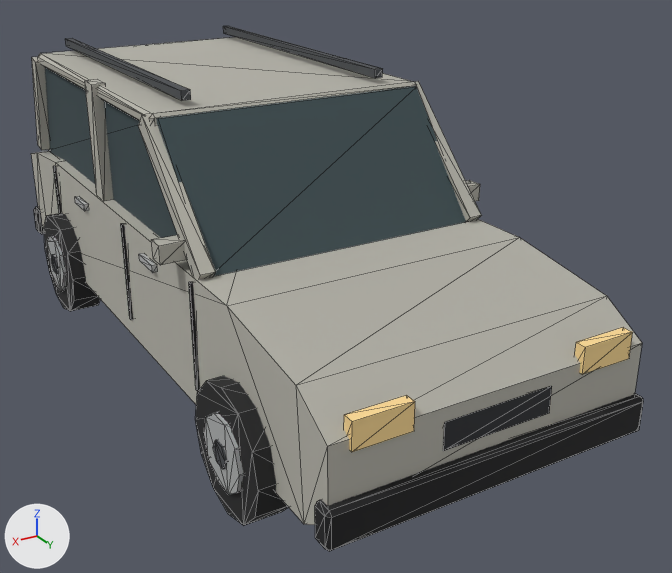
The FBX model Assets/Art/Models/car_clean_b.fbx as it was, and as the next commit left it.
Rendered twice from a 50 mm camera at (2.43, 4.86, 2.8) aimed at (-0.28, 0.35, 0.54). The lights are fixed; the arrows at lower left show +X, +Y and +Z. The picture after the commit comes second. Mesh edges are drawn as thin lines. Where no turn or scale is listed for an object, it has been applied to the vertices.

In view in the first picture: 'car_clean_b'.
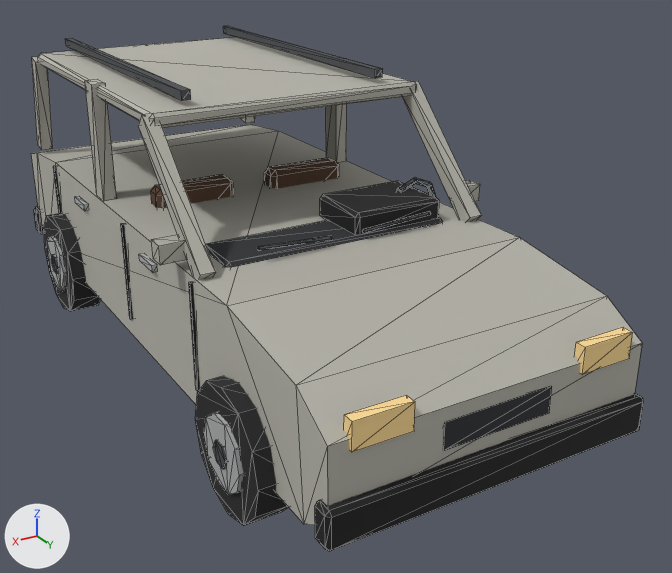
Patch to the scene script:
```diff
--- a/Assets/Art/Models/car_clean_b.fbx.py
+++ b/Assets/Art/Models/car_clean_b.fbx.py
@@ me_car_clean_b_001 @@
 # used by ob_car_clean_b; location = (0.0, 0.0, 0.0)
-me_car_clean_b_001.from_pydata(...)  # 534 vertices, 896 faces; spans x -0.99..0.99, y -2.25..2.25, z 0.0..1.82
+me_car_clean_b_001.from_pydata(...)  # 776 vertices, 1316 faces; spans x -0.99..0.99, y -2.25..2.25, z 0.0..1.82
+# me_car_clean_b_001 part 1: the loose piece of 24 vertices spanning x -0.83..0.83, y -1.82..0.38, z 1.66..1.74 is copied, and the copy is scaled about its middle by (0.81, 0.144, 2), then moved by (0.0, 1.44, -0.7); it spans x -0.67..0.68, y 0.55..0.89, z 0.93..1.07
+# me_car_clean_b_001 part 2: the loose piece of 24 vertices spanning x -0.83..0.83, y -1.82..0.38, z 1.66..1.74 is copied, and the copy is scaled about its middle by (0.327, 0.181, 2), then moved by (-0.38, 1.38, -0.58); it spans x -0.66..-0.1, y 0.45..0.87, z 1.05..1.19
+# me_car_clean_b_001 part 3
+# 10 vertices are removed from x -0.8..0.8, y -1.98..0.95, z 1.02..1.72
+# 16 faces are deleted
+# 166 vertices are added at x -0.82..0.64, y -0.32..0.92, z 0.65..1.25
+# 16 new vertices lie (0.46, 0.0, 0.0) away from vertices in x -0.61..0.15, y -0.24..0.18, z 0.65..0.8
+# 16 new vertices lie (0.0, 0.09, 0.0) away from vertices in x -0.63..0.63, y -0.29..-0.28, z 0.72..1.16
+# 6 new vertices lie (0.0, 0.14, 0.12) away from vertices in x -0.67..-0.63, y 0.46..0.5, z 0.94..0.98
+# 348 new faces join them
+# me_car_clean_b_001 part 4: 575 kept faces spanning x -0.99..0.99, y -2.2..2.2, z 0.0..1.82 get new texture (UV) coordinates
 me_car_clean_b_001.materials.append(mat_ss_atlas)
```

Boxes (x1, y1, x2, y2) around the edits, measured in the pictures (672 x 573 px):
part 1 of me_car_clean_b_001, added
    after: (206, 218, 443, 267)
part 2 of me_car_clean_b_001, added
    after: (320, 181, 439, 235)
part 3 of me_car_clean_b_001, cut back
    before: (45, 67, 466, 276)
    after: (151, 158, 436, 251)
part 4 of me_car_clean_b_001, surface changed
    both: (40, 64, 469, 279)
